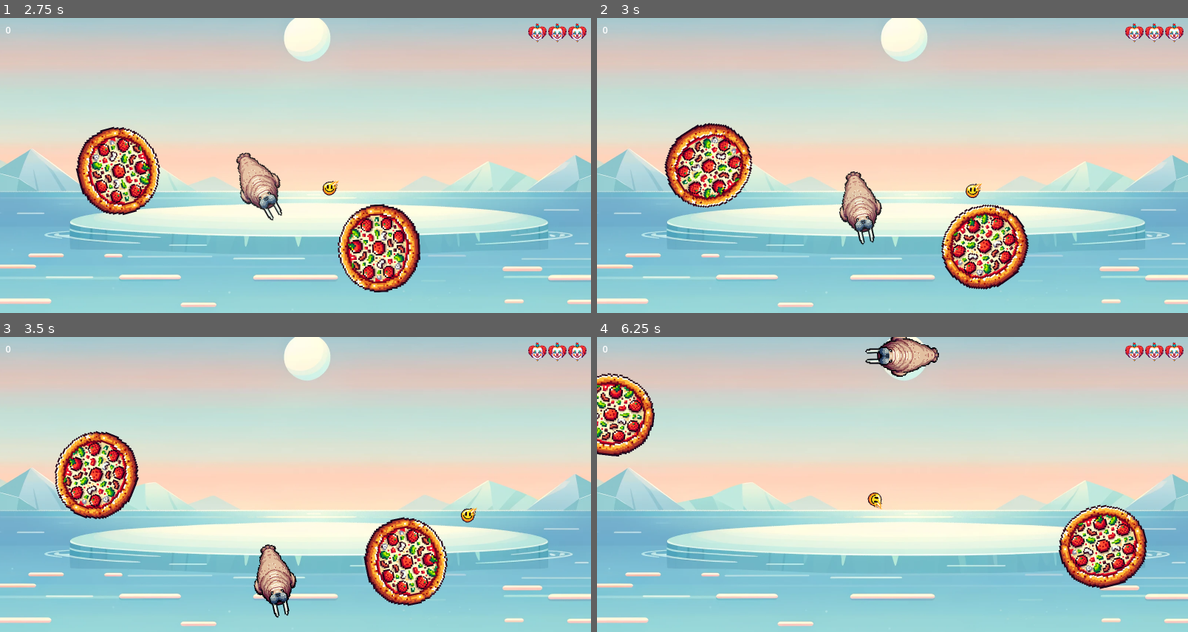
Above: before the commit, frames 1-4 (two rows, left to right).
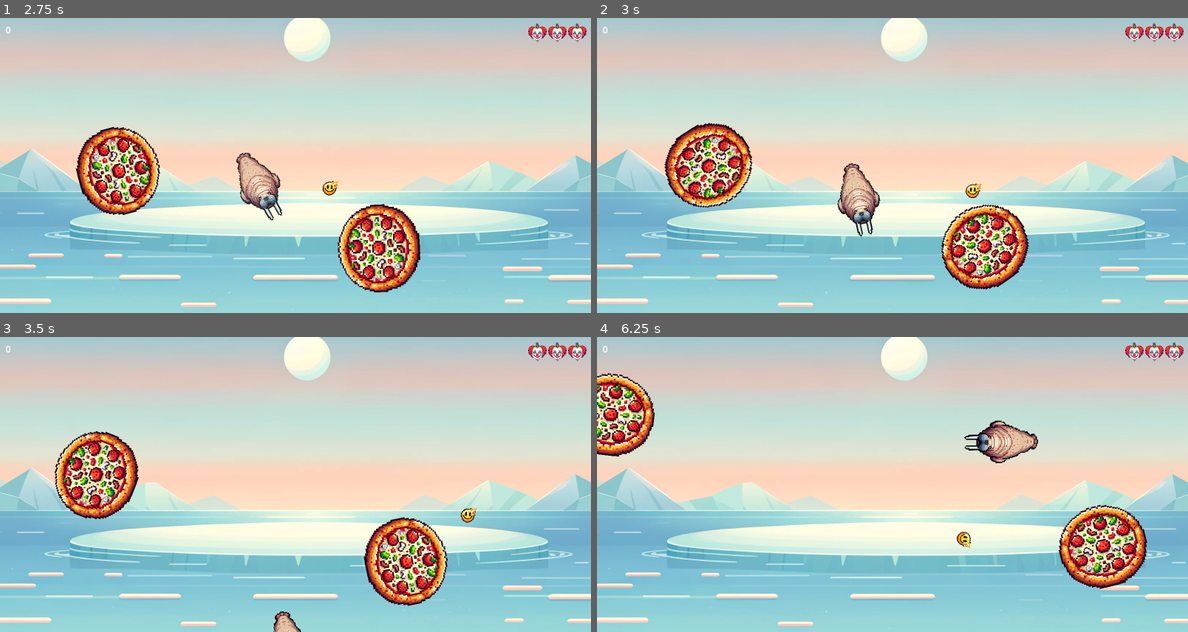
Above: after the commit, the same moments.

Repository: bytedev-code/the-sad-unicorn
Game: Godot game, scene res://game.tscn
The game is run twice, just before and just after one commit, with the same random seed, the same clock (stepped at 60 frames per second) and the same inputs. Sound files missing from this copy of the repository are replaced by a short silence.
Inputs:
- Up to frame 1 (2.75 s): hold D (player_rotate_right) 0.53-1.28 s; hold Space (player_shoot) 0.53-1.28 s; hold A (player_rotate_left) 1.28-2.03 s; tap Space (player_shoot) at 1.35 s; hold D (player_rotate_right) from 2.03 s (still down); hold Space (player_shoot) from 2.03 s (still down)
- Up to frame 2 (3 s): release D (player_rotate_right) at 2.78 s; release Space (player_shoot) at 2.78 s; hold W (player_forward) from 2.78 s (still down); tap Space (player_shoot) at 2.85 s
- Up to frame 3 (3.5 s): keep holding W (player_forward)
- Up to frame 4 (6.25 s): release W (player_forward) at 3.53 s; hold Space (player_shoot) 3.53-4.28 s; hold A (player_rotate_left) 3.53-5.78 s; tap Space (player_shoot) at 4.35, 5.85 s; hold Space (player_shoot) 5.03-5.78 s; hold D (player_rotate_right) from 5.78 s (still down)

Frame 1 is identical in both runs. In frame 2, 1.0% of the frame differs, in the area x 40-49%, y 49-77%; in frame 3, 1.3%; in frame 4, 2.3%, in the area x 45-75%, y 0-72%.

Commit message:
implement boss script

Diff:
--- a/blueprints/enemies/unicorn.tscn
+++ b/blueprints/enemies/unicorn.tscn
@@ -1,16 +1,23 @@
-[gd_scene load_steps=6 format=3 uid="uid://714o6wh7d1tg"]
+[gd_scene load_steps=7 format=3 uid="uid://c7pp2emx7mukt"]
 
-[ext_resource type="Script" path="res://enemy.gd" id="1_bd3jv"]
-[ext_resource type="Texture2D" uid="uid://c0va7q6puauop" path="res://assets/enemies/unicorn_1.png" id="2_qp1k8"]
-[ext_resource type="PackedScene" path="res://audio_player.tscn" id="3_sxjqp"]
+[ext_resource type="Script" path="res://boss.gd" id="1_t3y76"]
+[ext_resource type="Texture2D" uid="uid://b0hr1nsxp1gok" path="res://assets/enemies/unicorn_sad.png" id="2_ac4ov"]
+[ext_resource type="Texture2D" uid="uid://dmdnw8qysi41x" path="res://assets/enemies/unicorn_happy.png" id="2_knjnp"]
+[ext_resource type="PackedScene" uid="uid://dfkqlfy7e73lr" path="res://audio_player.tscn" id="3_sxjqp"]
 [ext_resource type="AudioStream" uid="uid://d1q71hx4epq0n" path="res://assets/sounds/bell.mp3" id="4_4oly1"]
 
 [sub_resource type="CapsuleShape2D" id="CapsuleShape2D_tyi1p"]
-radius = 58.3368
-height = 207.484
+radius = 99.8697
+height = 414.502
 
 [node name="unicorn" type="RigidBody2D"]
-script = ExtResource("1_bd3jv")
+script = ExtResource("1_t3y76")
+DEATH_TEXTURE = ExtResource("2_knjnp")
+ROTATE = false
+SPEED = 400.0
+SCORE = 100
+HITPOINTS = 2
+MOVETYPE = 1
 
 [node name="CollisionShape2D" type="CollisionShape2D" parent="."]
 position = Vector2(18, 4)
@@ -18,8 +25,8 @@
 shape = SubResource("CapsuleShape2D_tyi1p")
 
 [node name="Sprite2D" type="Sprite2D" parent="."]
-scale = Vector2(0.25, 0.25)
-texture = ExtResource("2_qp1k8")
+scale = Vector2(0.5, 0.5)
+texture = ExtResource("2_ac4ov")
 
 [node name="AudioPlayer" parent="." instance=ExtResource("3_sxjqp")]
 stream1 = ExtResource("4_4oly1")
--- a/blueprints/projectiles/haha.tscn
+++ b/blueprints/projectiles/haha.tscn
@@ -19,7 +19,7 @@
 texture = ExtResource("2_iv714")
 
 [node name="Lifetime" type="Timer" parent="."]
-wait_time = 3.0
+wait_time = 1.5
 one_shot = true
 autostart = true
 
--- /dev/null
+++ b/boss.gd
@@ -0,0 +1,46 @@
+class_name Boss
+extends Enemy
+
+var _target_location: Vector2
+@export var DEATH_TEXTURE: Texture2D
+var _stop = false
+
+func _plan_target_location():
+	var screen_size = get_viewport_rect().size
+
+	_target_location = Vector2(
+		rng.randf_range(1, screen_size.x-1),
+		rng.randf_range(1, screen_size.y-1)
+	)
+
+
+func _on_collide(node: Node):
+	if node is Player:
+		on_collide.emit()
+
+
+func deal_damage():
+	_hp -= 1
+
+	on_hit.emit()
+
+	if _hp <= 0:
+		on_death.emit(SCORE)
+		$Sprite2D.set_texture(DEATH_TEXTURE)
+		_stop = true
+
+
+
+func _process(delta):
+	if _stop:
+		return
+
+	var direction = position.direction_to(_target_location)
+
+	var motion = direction * SPEED * delta
+	move_and_collide(motion)
+
+	Globals.screen_wrap(self)
+
+	if position.distance_to(_target_location) < 10:
+		_plan_target_location()
--- a/enemy.gd
+++ b/enemy.gd
@@ -7,6 +7,8 @@
 signal on_hit()
 signal on_shoot()
 
+enum MoveType {RANDOM, HORIZONTAL}
+
 @export var ROTATE: bool = true
 @export var SPEED: float = 100.
 @export var SPLIT_INTO: PackedScene = null
@@ -14,6 +16,8 @@
 @export var SCORE: int = 10
 @export var IGNORE_PLAYER_HIT: bool = false
 @export var HITPOINTS: int = 5
+@export var ENEMY_PROJECTILE: PackedScene = null
+@export var MOVETYPE: MoveType = MoveType.RANDOM
 
 var _direction = Vector2(0, 0)
 var _rot_speed = 0.1
@@ -23,9 +27,15 @@
 
 # Called when the node enters the scene tree for the first time.
 func _ready():
-	_direction = Vector2.from_angle(rng.randf() * 2 * PI)
+
+	if MOVETYPE == MoveType.RANDOM:
+		_direction = Vector2.from_angle(rng.randf() * 2 * PI)
+	else:
+		_direction = Vector2(1, 0)
+
 	_rot_speed = rng.randf_range(-0.1, 0.1)
 	_hp = HITPOINTS
+
 	set_contact_monitor(true)
 	set_max_contacts_reported(1)
 
--- a/game.gd
+++ b/game.gd
@@ -1,26 +1,48 @@
 extends Node2D
 
-signal on_gamestart()
-signal on_gamelost()
+signal on_gamestart(mode: String)
+signal on_gamelost(mode: String)
+signal on_gamewon(mode: String)
 signal on_score_changed(score: int)
 
 @export var enemy_blueprints: Array[PackedScene] = []
+@export var unicorn_blueprint: PackedScene = null
 @export var enemy_container: NodePath
+@export var BOSS_SCORE_THRESHOLD: int = 100
 
 var rng = RandomNumberGenerator.new()
 var _score = 0
+var _unicorn_spawned = false
 
 # Called when the node enters the scene tree for the first time.
 func _ready():
 	_score = 0
 	for i in range(2):
-		var enemy = enemy_blueprints[0].instantiate()
-		enemy.position = Vector2(
-			rng.randf_range(0, 1000),
-			rng.randf_range(0, 800)
-		)
-		_add_enemy(enemy)
+		_spawn_random_enemy()
+
 	on_gamestart.emit()
+
+func _spawn_unicorn():
+	_unicorn_spawned = true
+	var unicorn = unicorn_blueprint.instantiate()
+	unicorn.position = Vector2(0, 200)
+	_clear_enemies()
+	_add_enemy(unicorn)
+
+func _spawn_random_enemy():
+	var blueprint_index = rng.randi_range(0, enemy_blueprints.size()-1)
+	var blueprint = enemy_blueprints[blueprint_index]
+	var enemy = blueprint.instantiate()
+	enemy.position = Vector2(
+		rng.randf_range(0, 1000),
+		rng.randf_range(0, 800)
+	)
+	_add_enemy(enemy)
+
+func _clear_enemies():
+	for c in get_node(enemy_container).get_children():
+		get_node(enemy_container).remove_child(c)
+		c.queue_free()
 
 func _add_enemy(enemy: Enemy):
 	enemy.on_split.connect(_on_enemy_split)
@@ -36,6 +58,8 @@
 func _on_enemy_death(score: int):
 	_score += score
 	on_score_changed.emit(_score)
+	if _score > BOSS_SCORE_THRESHOLD and not _unicorn_spawned:
+		_spawn_unicorn()
 
 func _on_lost():
-	on_gamelost.emit()
+	on_gamelost.emit("default")
--- a/game.tscn
+++ b/game.tscn
@@ -1,15 +1,18 @@
-[gd_scene load_steps=6 format=3 uid="uid://bn04dsdp1jpme"]
+[gd_scene load_steps=7 format=3 uid="uid://bn04dsdp1jpme"]
 
 [ext_resource type="Script" path="res://game.gd" id="1_i82ie"]
 [ext_resource type="PackedScene" uid="uid://yaolwrsv7rof" path="res://player.tscn" id="1_uqs0x"]
+[ext_resource type="PackedScene" uid="uid://c7pp2emx7mukt" path="res://blueprints/enemies/unicorn.tscn" id="3_73p12"]
 [ext_resource type="PackedScene" uid="uid://dirmfbrgs5jhn" path="res://blueprints/enemies/pizza.tscn" id="3_q5dd1"]
 [ext_resource type="PackedScene" uid="uid://bvut3uk1ruoiu" path="res://ui/hud.tscn" id="4_a746c"]
-[ext_resource type="Texture2D" uid="uid://yvc7l4nmdc1c" path="res://assets/images/background_2.png" id="5_qvfek"]
+[ext_resource type="Texture2D" uid="uid://dlv0l7s5upemc" path="res://assets/images/background_2.png" id="5_qvfek"]
 
 [node name="game" type="Node2D"]
 script = ExtResource("1_i82ie")
 enemy_blueprints = Array[PackedScene]([ExtResource("3_q5dd1")])
+unicorn_blueprint = ExtResource("3_73p12")
 enemy_container = NodePath("enemies")
+BOSS_SCORE_THRESHOLD = 20
 
 [node name="Background2" type="Sprite2D" parent="."]
 position = Vector2(826, 421)
--- a/player.gd
+++ b/player.gd
@@ -5,12 +5,14 @@
 signal on_shoot()
 signal on_lost()
 
-@export var SPEED: float = 300.0
+@export var SPEED: float = 30.0
 @export var INIT_HP: int = 3
 
 @export var PROJECTILE_NODE: NodePath = "."
 @export var PROJECTILE_BLUEPRINT: PackedScene = preload("res://blueprints/projectiles/haha.tscn")
 
+var _impulse = Vector2.ZERO
+var _apply_impulse = false
 
 var _hp = 3
 var _is_invincible = false
@@ -50,14 +52,22 @@
 
 	velocity *= 0.99
 
-	if Input.is_action_pressed("player_forward"):
-		velocity = get_direction() * SPEED
-	if Input.is_action_pressed("player_rotate_left"):
-		rotate(-0.1)
-	if Input.is_action_pressed("player_rotate_right"):
-		rotate(0.1)
+	if not _apply_impulse:
+		if Input.is_action_pressed("player_forward"):
+			velocity += get_direction() * SPEED
+		if Input.is_action_pressed("player_rotate_left"):
+			rotate(-0.1)
+		if Input.is_action_pressed("player_rotate_right"):
+			rotate(0.1)
+
 	if Input.is_action_pressed("player_shoot"):
 		_spawn_projectile()
+
+	if _apply_impulse:
+		print(velocity)
+		velocity = _impulse * SPEED * 10
+		print(velocity)
+		_apply_impulse = false
 
 	move_and_slide()
 
@@ -67,7 +77,14 @@
 		var coll = get_slide_collision(0)
 		if coll.get_collider() is Enemy:
 			deal_damage()
+		if coll.get_collider() is Boss:
+			add_impulse(get_direction() * -5)
 
+
+func add_impulse(impulse: Vector2):
+	print("IMPULSE")
+	_impulse = impulse
+	_apply_impulse = true
 
 func deal_damage():
 	_hp -= 1
Binary file added: assets/enemies/unicorn_happy.png
Not shown, added: assets/enemies/unicorn_happy.png.import
Binary file added: assets/enemies/unicorn_sad.png
Not shown, added: assets/enemies/unicorn_sad.png.import
Not shown: 1 places in blueprints/enemies/pizza.tscn that only renumber resources
